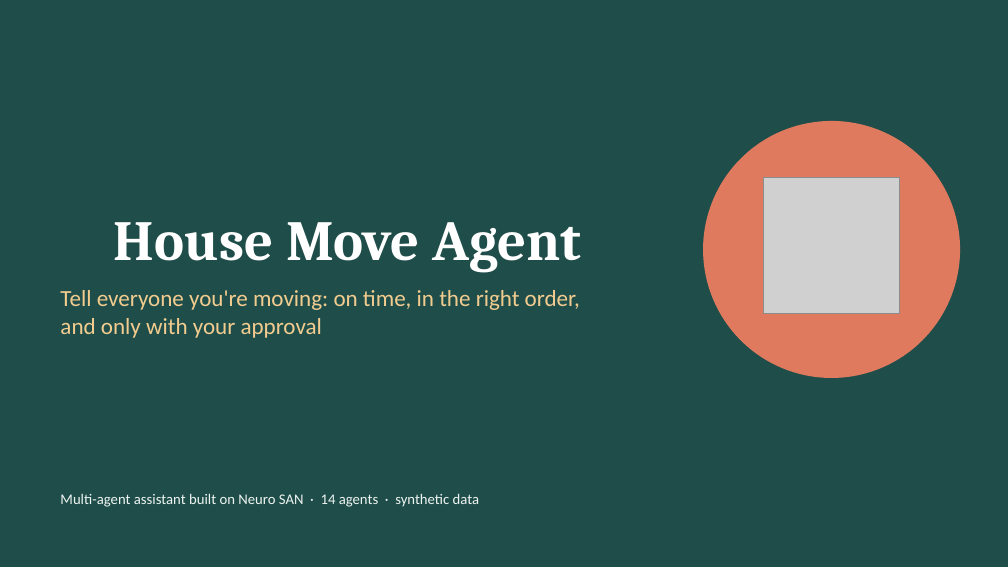
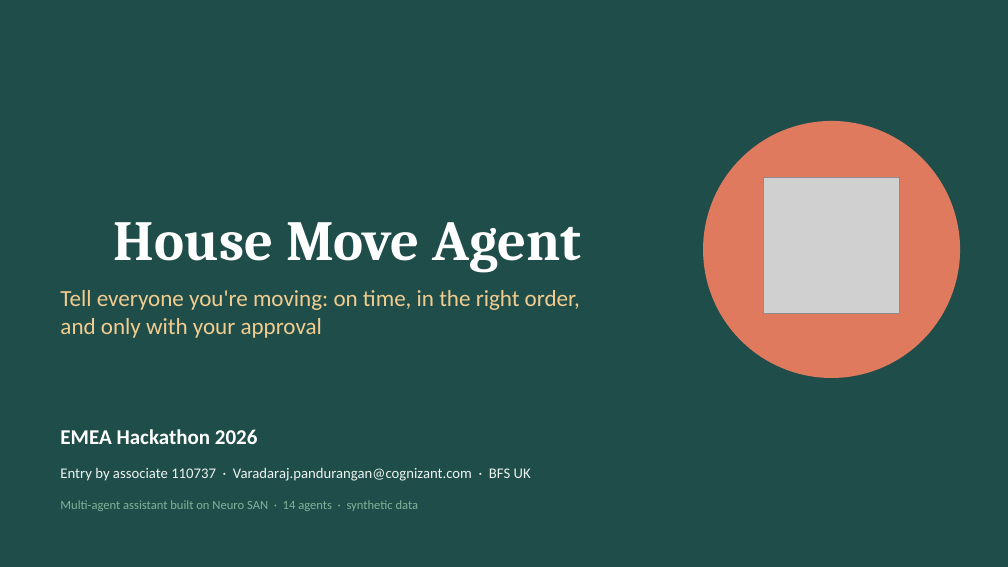
Before and after one commit to varadarajp/neuro-san-house-move, a slide deck: slide 1 of House_Move_Agent.pptx. Drawn at 1008x567 pixels with LibreOffice and Linux fonts; fonts in the diff are those of the drawing; grey boxes stand for pictures. Boxes give left, top, right and bottom in pixels: in the first picture for what was removed or moved away, otherwise in the second. Text is boxed around its words. In the diff, an @@ line names an element or a change of style, - is before the commit and + after.

```diff
--- a/House_Move_Agent.pptx
+++ b/House_Move_Agent.pptx
@@ text added at [60, 429, 258, 444], 20 pt, text #FFFFFF, bold @@
+EMEA Hackathon 2026
@@ text added at [60, 467, 531, 481], 14 pt, text #EEF4F1 @@
+Entry by associate 110737 · Varadaraj.pandurangan@cognizant.com · BFS UK
@@ text "Multi-agent assistant built on Neuro ...": place and size @@
-text "Multi-agent assistant built on Neuro ..." at [60, 493, 479, 507]
+text "Multi-agent assistant built on Neuro ..." at [60, 500, 419, 511]
@@ text "Multi-agent assistant built on Neuro ..." at [60, 500, 419, 511]: size 14 to 12 pt, text colour #EEF4F1 to #81B29A @@
```
Also in this commit, not shown: 15 other slides changed, 1 slide added, 9 other files.
